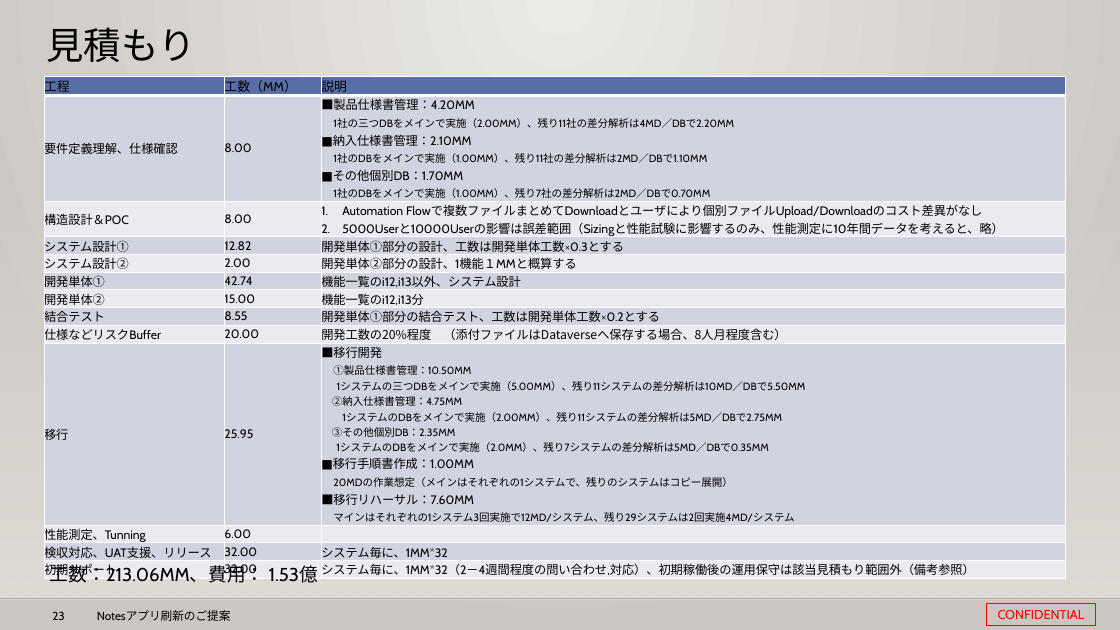
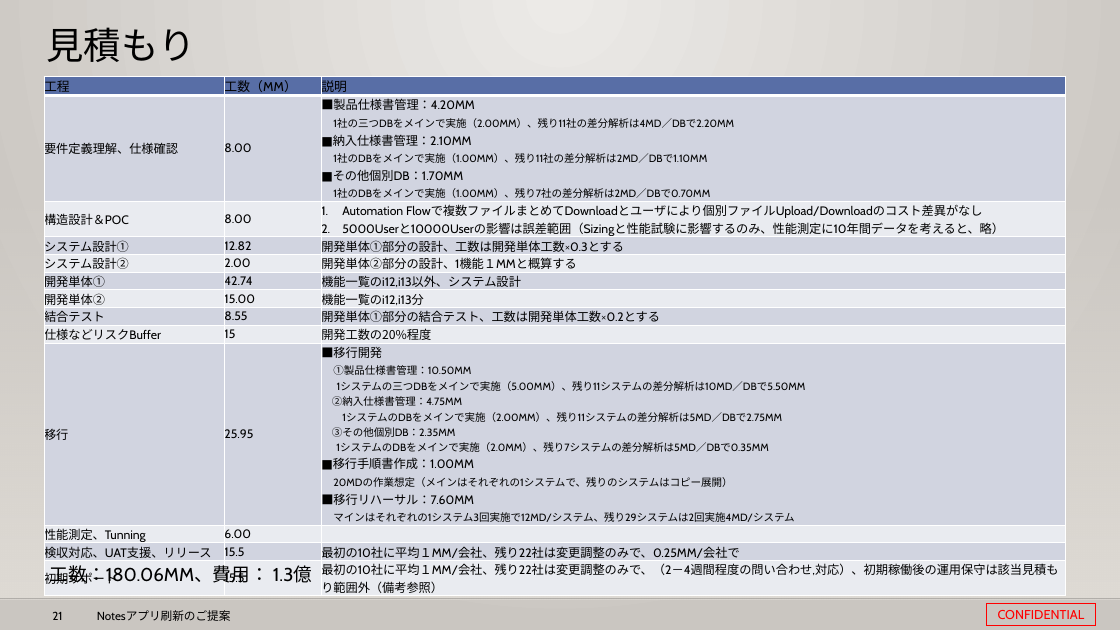
Before and after one commit to 0494938/Notes--CMS-Online, a slide deck: slide 21 of Notesアプリ刷新プロジェクト提案見積もり.pptx (slide 23 before the commit). Drawn at 1120x630 pixels with LibreOffice and Linux fonts; fonts in the diff are those of the drawing; background and template pictures are left out. Boxes give left, top, right and bottom in pixels: in the first picture for what was removed or moved away, otherwise in the second. Text is boxed around its words. In the diff, an @@ line names an element or a change of style, - is before the commit and + after.

```diff
--- a/Notesアプリ刷新プロジェクト提案見積もり.pptx
+++ b/Notesアプリ刷新プロジェクト提案見積もり.pptx
@@ table at [44,76,1065,597] @@
-row 9, column 2: 20.00
+row 9, column 2: 15
-row 9, column 3: 開発工数の20%程度 （添付ファイルはDataverseへ保存する場合、8人月程度含む）
+row 9, column 3: 開発工数の20%程度
-row 12, column 2: 32.00
+row 12, column 2: 15.5
-row 12, column 3: システム毎に、1MM*32
+row 12, column 3: 最初の10社に平均１MM/会社、残り22社は変更調整のみで、0.25MM/会社で
-row 13, column 2: 32.00
+row 13, column 2: 15.5
-row 13, column 3: システム毎に、1MM*32（2－4週間程度の問い合わせ,対応）、初期稼働後の運用保守は該当見積もり範囲外（備考参照）
+row 13, column 3: 最初の10社に平均１MM/会社、残り22社は変更調整のみで、（2－4週間程度の問い合わせ,対応）、初期稼働後の運用保守は該当見積もり範囲外（備考参照）
@@ text at [50,565,312,584]: text changed @@
-工数：213.06MM、費用： 1.53億
+工数：180.06MM、費用： 1.3億
@@ page number at [52,611,62,620]: text changed @@
-23
+21
```
Also in this commit, not shown: 1 other slide changed, 14 slides added, 4 other files.
